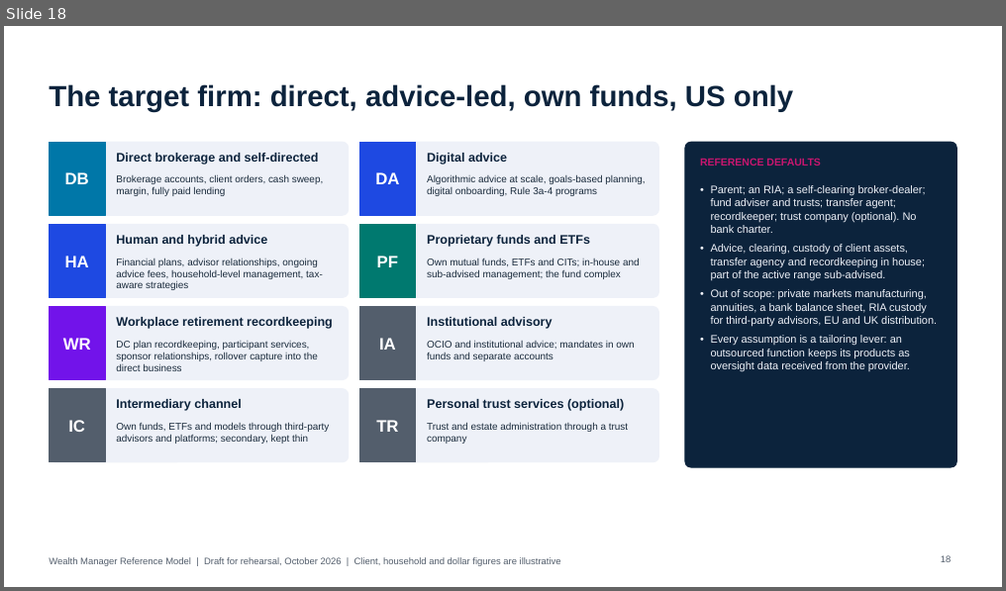
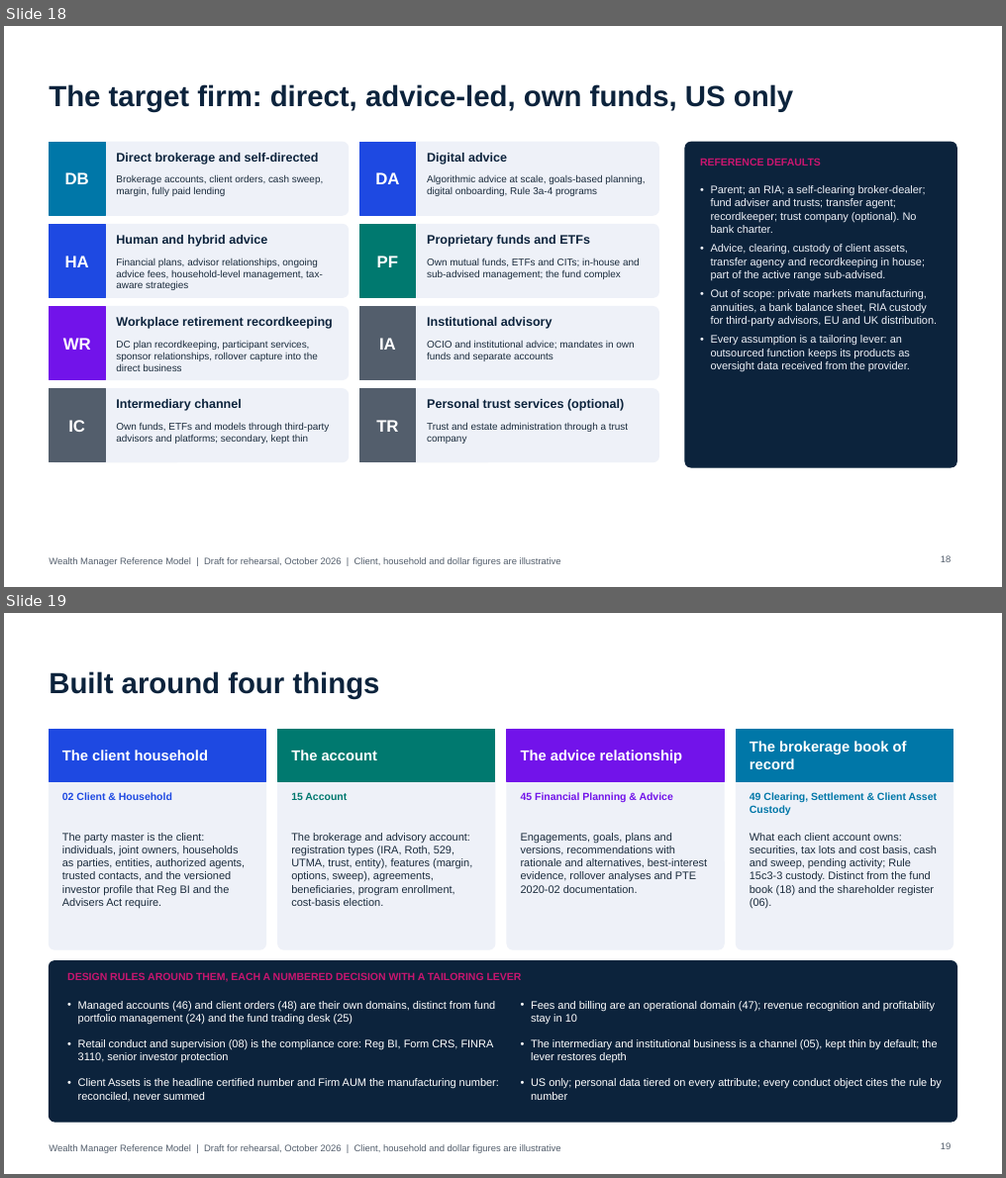
Before and after one commit to jlassetco/amt, a slide deck: wm/Wealth_Manager_Foundational_Talktrack.pptx. Shown one above the other, each under a label of ours: slide 18 before the commit, slides 18 and 19 after it. The pictures are 1006x591 and 1006x1178 pixels, drawn with LibreOffice and Linux fonts; fonts in the diff are those of the drawing. Boxes give left, top, right and bottom in pixels: in the first picture for what was removed or moved away, otherwise in the second. Text is boxed around its words. In the diff, an @@ line names an element or a change of style, - is before the commit and + after.

```diff
--- a/wm/Wealth_Manager_Foundational_Talktrack.pptx
+++ b/wm/Wealth_Manager_Foundational_Talktrack.pptx
@@ slide 19 added at (4, 613, 1002, 1174), background #FFFFFF; not listed: 1 template element that a slide beside it also shows @@
@@ title added at (49, 671, 380, 699), 28 pt, text #0C233C, bold @@
+Built around four things
@@ rounded rectangle added at (49, 729, 266, 950), fill #EEF1F8, outline #EEF1F8 1 pt @@
@@ rectangle added at (49, 729, 266, 781), fill #1E49E2, outline #1E49E2 1 pt @@
@@ rounded rectangle added at (278, 729, 495, 950), fill #EEF1F8, outline #EEF1F8 1 pt @@
@@ rectangle added at (278, 729, 495, 781), fill #00796F, outline #00796F 1 pt @@
@@ rounded rectangle added at (507, 729, 724, 950), fill #EEF1F8, outline #EEF1F8 1 pt @@
@@ rectangle added at (507, 729, 724, 781), fill #7213EA, outline #7213EA 1 pt @@
@@ rounded rectangle added at (737, 729, 953, 950), fill #EEF1F8, outline #EEF1F8 1 pt @@
@@ rectangle added at (737, 729, 953, 781), fill #0077A8, outline #0077A8 1 pt @@
@@ text added at (62, 750, 208, 761), 14 pt, text #FFFFFF, bold @@
+The client household
@@ text added at (291, 750, 377, 761), 14 pt, text #FFFFFF, bold @@
+The account
@@ text added at (521, 750, 682, 763), 14 pt, text #FFFFFF, bold @@
+The advice relationship
@@ text added at (749, 741, 907, 769), 14 pt, text #FFFFFF, bold @@
+The brokerage book of record
@@ text added at (62, 792, 172, 800), 10 pt, text #1E49E2, bold @@
+02 Client & Household
@@ text added at (291, 792, 347, 800), 10 pt, text #00796F, bold @@
+15 Account
@@ text added at (521, 792, 673, 802), 10 pt, text #7213EA, bold @@
+45 Financial Planning & Advice
@@ text added at (749, 792, 938, 815), 10 pt, text #0077A8, bold @@
+49 Clearing, Settlement & Client Asset Custody
@@ text added at (62, 833, 245, 908), 10.5 pt, text #1A2B3C @@
+The party master is the client: individuals, joint owners, households as parties, entities, authorized agents, trusted contacts, and the versioned investor profile that Reg BI and the Advisers Act require.
@@ text added at (291, 833, 472, 906), 10.5 pt, text #1A2B3C @@
+The brokerage and advisory account: registration types (IRA, Roth, 529, UTMA, trust, entity), features (margin, options, sweep), agreements, beneficiaries, program enrollment, cost-basis election.
@@ text added at (521, 833, 707, 893), 10.5 pt, text #1A2B3C @@
+Engagements, goals, plans and versions, recommendations with rationale and alternatives, best-interest evidence, rollover analyses and PTE 2020-02 documentation.
@@ text added at (749, 833, 937, 908), 10.5 pt, text #1A2B3C @@
+What each client account owns: securities, tax lots and cost basis, cash and sweep, pending activity; Rule 15c3-3 custody. Distinct from the fund book (18) and the shareholder register (06).
@@ rounded rectangle added at (49, 961, 957, 1122), fill #0C233C, outline #0C233C 1 pt @@
@@ text added at (67, 972, 522, 982), 10 pt, text #C8166F, bold @@
+DESIGN RULES AROUND THEM, EACH A NUMBERED DECISION WITH A TAILORING LEVER
@@ text added at (78, 1001, 495, 1025), 10.5 pt, text #FFFFFF @@
+• Managed accounts (46) and client orders (48) are their own domains, distinct from fund portfolio management (24) and the fund trading desk (25)
@@ text added at (531, 1001, 935, 1025), 10.5 pt, text #FFFFFF @@
+• Fees and billing are an operational domain (47); revenue recognition and profitability stay in 10
@@ text added at (78, 1040, 494, 1063), 10.5 pt, text #FFFFFF @@
+• Retail conduct and supervision (08) is the compliance core: Reg BI, Form CRS, FINRA 3110, senior investor protection
@@ text added at (531, 1040, 937, 1063), 10.5 pt, text #FFFFFF @@
+• The intermediary and institutional business is a channel (05), kept thin by default; the lever restores depth
@@ text added at (78, 1078, 499, 1101), 10.5 pt, text #FFFFFF @@
+• Client Assets is the headline certified number and Firm AUM the manufacturing number: reconciled, never summed
@@ text added at (531, 1078, 942, 1100), 10.5 pt, text #FFFFFF @@
+• US only; personal data tiered on every attribute; every conduct object cites the rule by number
@@ page number added at (941, 1143, 951, 1150), 9 pt, text #535E6C @@
+19
```
Also in this commit, not shown: 5 slides changed, 1 slide removed.
